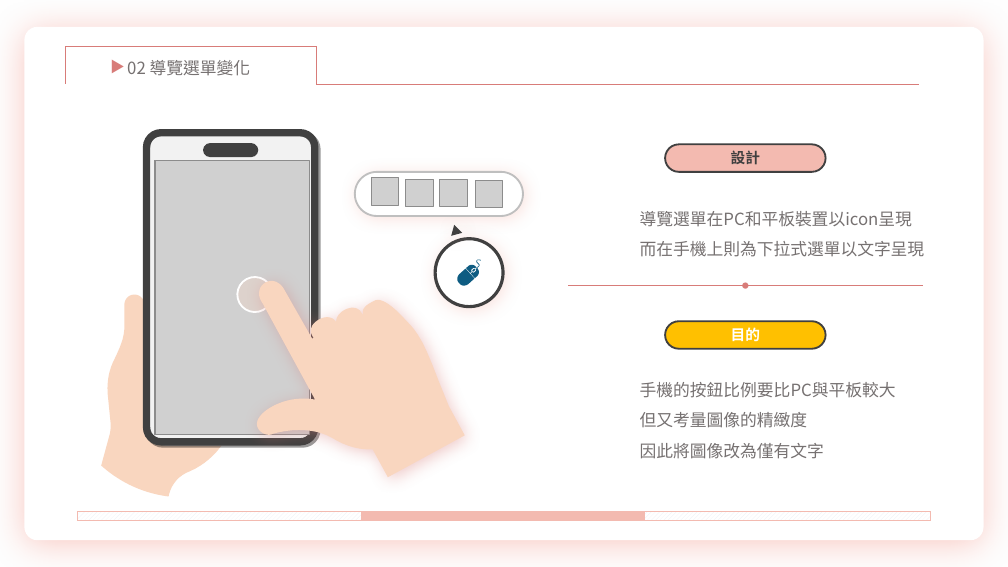
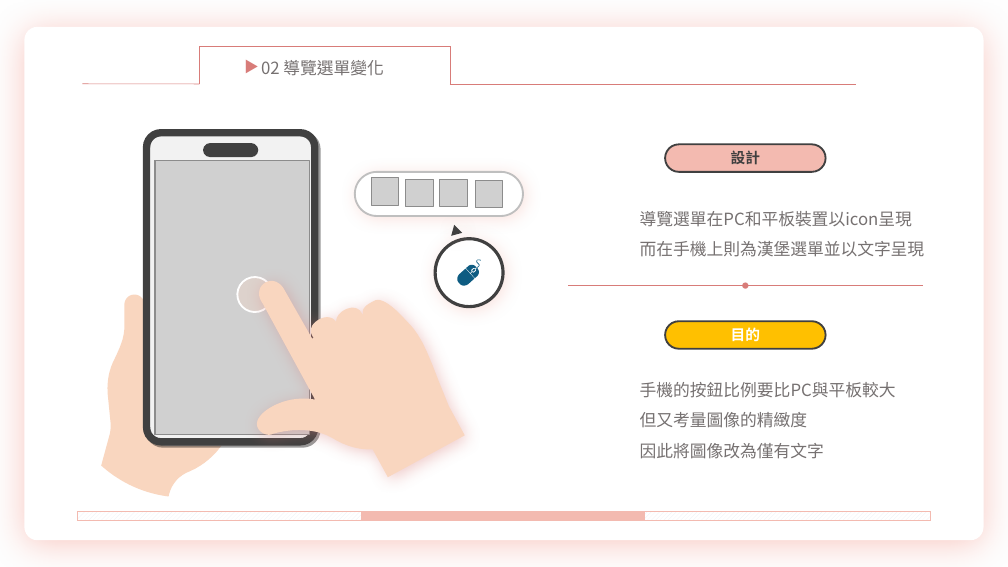
Before and after one commit to rabbit26476272/The-Ordinary-Exercise, a slide deck: slide 4 of RWD_Design_謝安怡.pptx. Drawn at 1008x567 pixels with LibreOffice and Linux fonts; fonts in the diff are those of the drawing; grey boxes stand for pictures. Boxes give left, top, right and bottom in pixels: in the first picture for what was removed or moved away, otherwise in the second. Text is boxed around its words. In the diff, an @@ line names an element or a change of style, - is before the commit and + after.

```diff
--- a/RWD_Design_謝安怡.pptx
+++ b/RWD_Design_謝安怡.pptx
@@ 2 texts, 1 right bracket: place and size @@
-2 texts, 1 right bracket at box(65, 46, 316, 84)
+2 texts, 1 right bracket at box(199, 47, 450, 84)
@@ line added from (82, 84) to (200, 84), #D87C79 0.5 pt @@
@@ line moved from (316, 84) - (920, 84) to (450, 84) - (857, 84) @@
@@ text at box(640, 241, 925, 257): text changed @@
-而在手機上則為下拉式選單以文字呈現
+而在手機上則為漢堡選單並以文字呈現
```
Also in this commit, not shown: 1 other file.
